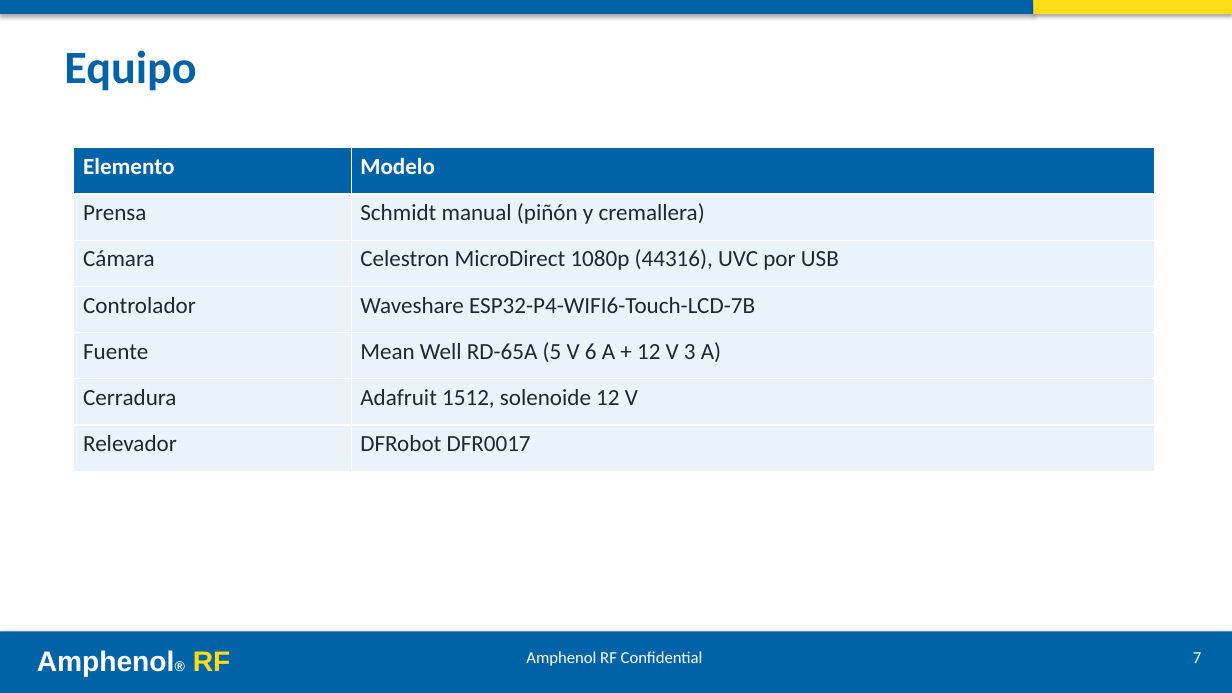
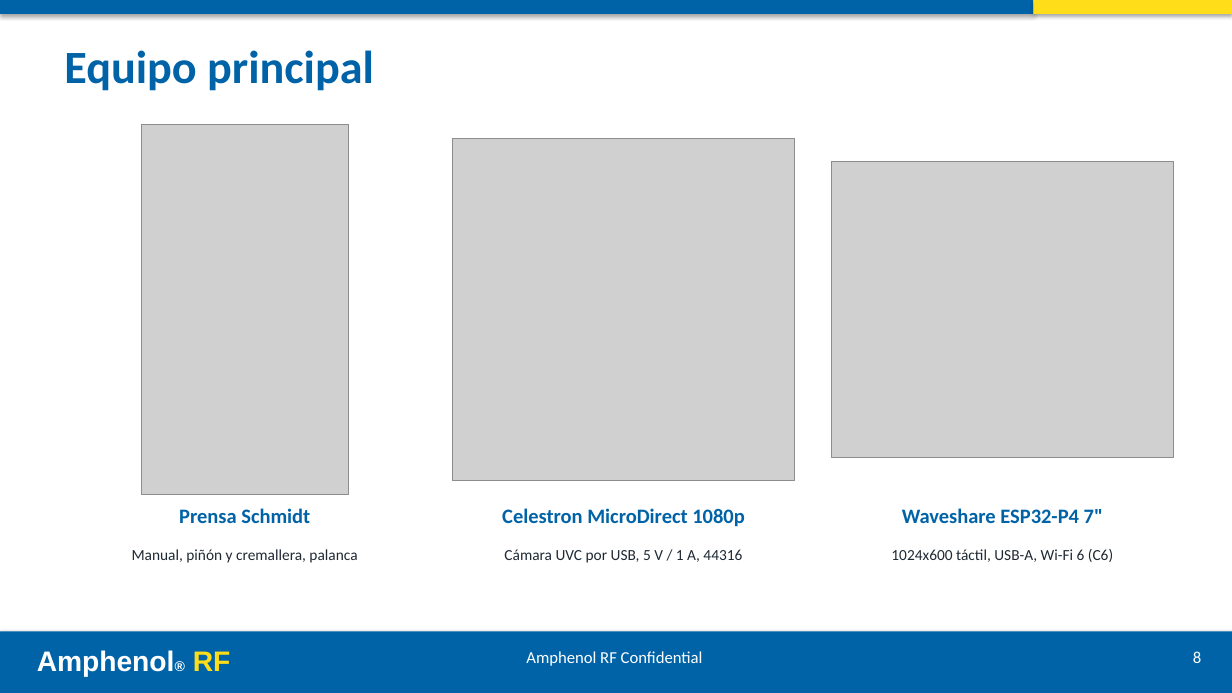
Before and after one commit to ricardosalmeron71-png/inspeccion-vision-solder-cap, a slide deck: slide 8 of docs/presentacion.pptx (slide 7 before the commit). Drawn at 1232x693 pixels with LibreOffice and Linux fonts; fonts in the diff are those of the drawing; grey boxes stand for pictures. Boxes give left, top, right and bottom in pixels: in the first picture for what was removed or moved away, otherwise in the second. Text is boxed around its words. In the diff, an @@ line names an element or a change of style, - is before the commit and + after.

```diff
--- a/docs/presentacion.pptx
+++ b/docs/presentacion.pptx
@@ text at [64,50,374,91]: text changed @@
-Equipo
+Equipo principal
@@ table removed at [74,148,1155,471], 7 rows, 2 columns @@
-Elemento | Modelo
-Prensa | Schmidt manual (piñón y cremallera)
-Cámara | Celestron MicroDirect 1080p (44316), UVC por USB
-Controlador | Waveshare ESP32-P4-WIFI6-Touch-LCD-7B
-Fuente | Mean Well RD-65A (5 V 6 A + 12 V 3 A)
-Cerradura | Adafruit 1512, solenoide 12 V
-Relevador | DFRobot DFR0017
@@ picture added at [141,125,348,494] @@
@@ picture added at [453,139,795,481] @@
@@ picture added at [832,162,1174,457] @@
@@ text added at [179,508,310,523], 16 pt, text #0063A7, bold @@
+Prensa Schmidt
@@ text added at [502,508,744,527], 16 pt, text #0063A7, bold @@
+Celestron MicroDirect 1080p
@@ text added at [902,508,1103,523], 16 pt, text #0063A7, bold @@
+Waveshare ESP32-P4 7"
@@ text added at [132,549,357,563], 12 pt, text #1F2933 @@
+Manual, piñón y cremallera, palanca
@@ text added at [504,549,742,563], 12 pt, text #1F2933 @@
+Cámara UVC por USB, 5 V / 1 A, 44316
@@ text added at [891,549,1113,562], 12 pt, text #1F2933 @@
+1024x600 táctil, USB-A, Wi-Fi 6 (C6)
@@ text at [1193,651,1201,663]: text changed @@
-7
+8
```
Also in this commit, not shown: 11 other slides changed, 4 slides added, 1 slide removed, 17 other files.
